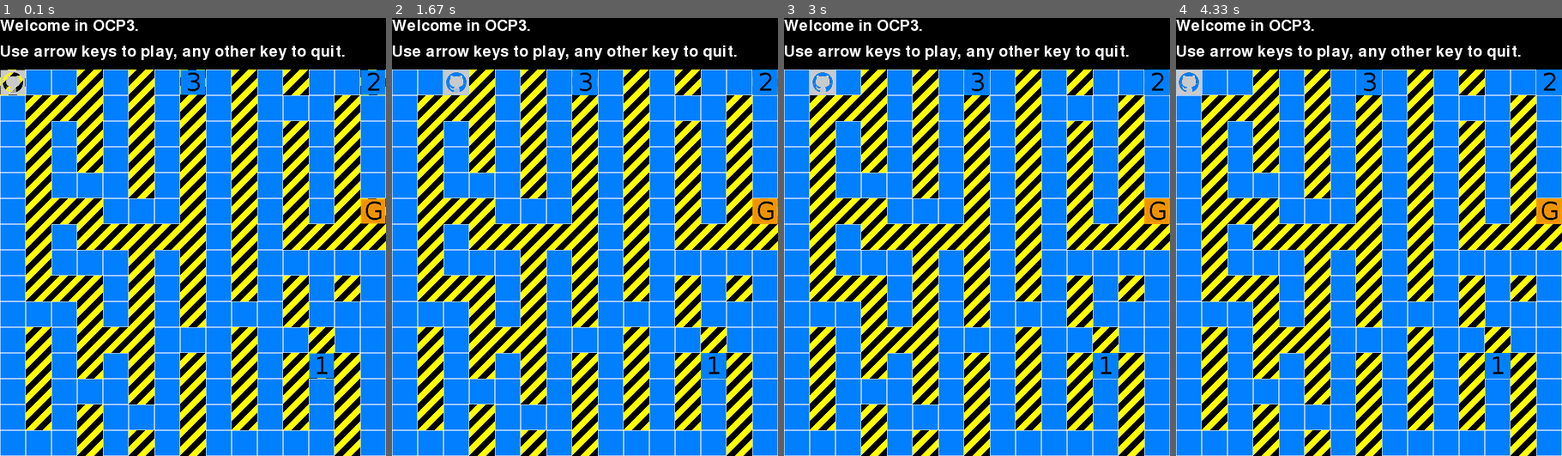
Above: before the commit, frames 1-4 (left to right).
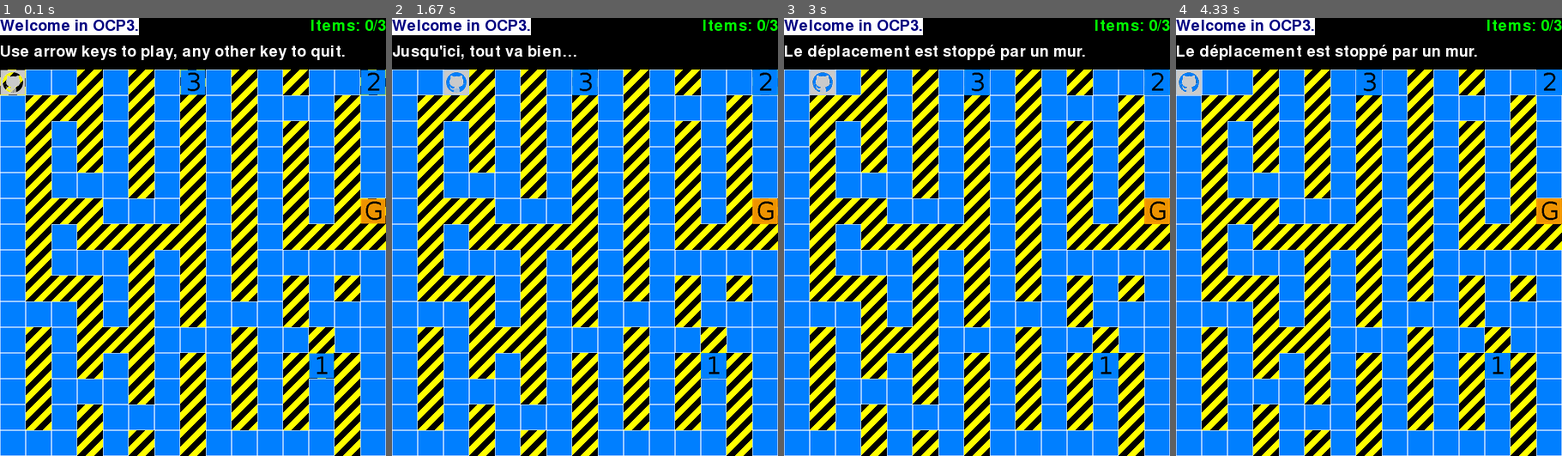
Above: after the commit, the same moments.

Repository: freezed/ocp3
Game: pygame game, started from main.py
Two runs of this game, one before a commit and one after it. Both use one fixed random seed, a clock stepped at 60 frames per second and the inputs below.
Inputs:
- Up to frame 1 (0.1 s): no input
- Up to frame 2 (1.67 s): hold Right 0.33-0.8 s; hold Up 0.83-1.13 s; hold Right from 1.17 s (still down)
- Up to frame 3 (3 s): release Right at 1.72 s; hold Left 1.75-2.43 s; hold Down from 2.47 s (still down)
- Up to frame 4 (4.33 s): release Down at 3.28 s; hold Left 3.32-4.23 s; hold Up from 4.27 s (still down)

The runs differ from the first frame. In frame 1, 1.6% of the frame differs, in the area x 0-100%, y 0-4%; in frame 2, 2.8%; in frame 3, 2.8%, in the area x 0-100%, y 0-10%; in frame 4, 2.8%.

Commit message:
Improves headers text-management
Manages 3 text-zones:
 - Title (top left)
 - Status (bottom left)
 - Items list (top right)

DONE draws items counter and message

Diff:
--- a/conf.py
+++ b/conf.py
@@ -5,6 +5,8 @@
 
 This file is part of [_ocp3_ project](https://github.com/freezed/ocp3)
 """
+import pygame
+import math
 
 # CONFIGURATION
 ELEMENT_LIST = [
@@ -30,6 +32,7 @@
 
 CELL_SIZE_PX = 30   # Size of the tiles, in pixels
 MAZE_SIZE_TIL = 15      # Size of a map, in tiles
+FONT_SIZE = math.floor(0.9 * CELL_SIZE_PX)
 BLACK = (0, 0, 0)
 BLUE = (0, 0, 128)
 GREEN = (0, 255, 0)
@@ -38,12 +41,22 @@
 # Messages
 CAPTION = "OCP3, a pygame maze"
 ERR_MAP = "ERR_MAP: «{}»"
-MSG_START_GAME = "Welcome in OCP3.\nUse arrow keys to play, any other key to quit."
+HEADER_MESSAGES = {
+    'title': "Welcome in OCP3.",
+    'status': "Use arrow keys to play, any other key to quit.",
+    'items': "Items: {}/{}",
+}
 
 # Files
 BACKGROUND_IMG = 'img/zebra-800.png'
 MAP_FILE = '01.map'
 UNKNOWN_TILE = 'img/unknown-30.png'
+
+# Constant calculation
+HEADER_HEIGHT = (2 * CELL_SIZE_PX)
+WINDOW_SIZE_PX_W = CELL_SIZE_PX * MAZE_SIZE_TIL
+WINDOW_SIZE_PX_H = WINDOW_SIZE_PX_W + HEADER_HEIGHT
+WIN_DIM = (WINDOW_SIZE_PX_W, WINDOW_SIZE_PX_H)
 
 
 # FUNCTIONS
@@ -72,7 +85,6 @@
 
 def maze_draw(WINDOW, map_string):
     """ Take a map string and generate a graphic maze """
-    import pygame
     back_tiles = []
     for cell, element in enumerate(map_string):
         img = elmt_val('tile', 'symbol', element, 0)
@@ -83,8 +95,30 @@
             back_tiles.append(pygame.image.load(img).convert_alpha())
 
         x = (cell % MAZE_SIZE_TIL) * CELL_SIZE_PX
-        y = (cell // MAZE_SIZE_TIL) * CELL_SIZE_PX + (2 * CELL_SIZE_PX)
+        y = (cell // MAZE_SIZE_TIL) * CELL_SIZE_PX + HEADER_HEIGHT
         WINDOW.blit(back_tiles[cell], (x, y))
 
     # Refresh
     pygame.display.flip()
+
+
+def set_header(WINDOW, messages):
+    """
+    Set the header message on the window
+
+    :param obj WINDOWS: display object
+    :param list/str messages: list of messages per place
+    """
+    pygame.draw.rect(WINDOW, BLACK, (0, 0, WINDOW_SIZE_PX_W, HEADER_HEIGHT))
+
+    FONT = pygame.font.Font(None, FONT_SIZE)
+
+    h_title = FONT.render(str(messages['title']), True, BLUE, WHITE)
+    h_status = FONT.render(str(messages['status']), True, WHITE, BLACK)
+    h_items = FONT.render(str(messages['items']), True, GREEN, BLACK)
+
+    h_items_pos = h_items.get_rect(topright=(WINDOW_SIZE_PX_W, 0))
+
+    WINDOW.blit(h_title, (0, 0))
+    WINDOW.blit(h_status, (0, CELL_SIZE_PX))
+    WINDOW.blit(h_items, h_items_pos)
--- a/main.py
+++ b/main.py
@@ -11,43 +11,30 @@
 details
 """
 import pygame
-import math
 from pygame.locals import (
     K_UP, K_DOWN, K_RIGHT, K_LEFT, KEYDOWN, QUIT, RESIZABLE
 )
 from map import Map
-from conf import BACKGROUND_IMG, BLACK, BLUE, CAPTION, CELL_SIZE_PX, elmt_val, GREEN, MAP_FILE, maze_draw, MAZE_SIZE_TIL, WHITE
+from conf import BACKGROUND_IMG, CAPTION, MAP_FILE, HEADER_HEIGHT, maze_draw, set_header, WIN_DIM
 
 # Constant calculation
 GAME_KEYS = [K_UP, K_DOWN, K_RIGHT, K_LEFT]
-WINDOW_SIZE_PX_H = CELL_SIZE_PX * MAZE_SIZE_TIL
-WINDOW_SIZE_PX_V = WINDOW_SIZE_PX_H + (2 * CELL_SIZE_PX)
-WIN_DIM = (WINDOW_SIZE_PX_H, WINDOW_SIZE_PX_V)
-FONT_SIZE = math.floor(0.9 * CELL_SIZE_PX)
 
 pygame.init()
 WINDOW = pygame.display.set_mode(WIN_DIM, RESIZABLE)
 pygame.display.set_caption(CAPTION)
-WINDOW.blit(pygame.image.load(BACKGROUND_IMG).convert(), (0, (2 * CELL_SIZE_PX)))
+WINDOW.blit(pygame.image.load(BACKGROUND_IMG).convert(), (0, HEADER_HEIGHT))
 
 # Loading map
 MAP_GAME = Map(MAP_FILE)
 
 # Header messaging
-h_msg = MAP_GAME.status_message.splitlines()
-FONT = pygame.font.Font(None, FONT_SIZE)
-h1_txt = FONT.render(h_msg[0], True, WHITE, BLACK)
-h2_txt = FONT.render(h_msg[1], True, WHITE, BLACK)
-WINDOW.blit(h1_txt, (0, 0))
-WINDOW.blit(h2_txt, (0, CELL_SIZE_PX))
+set_header(WINDOW, MAP_GAME.status_message)
 
 # Draw maze
 maze_draw(WINDOW, MAP_GAME.map_print().replace('\n', ''))
 
-# system('clear')
-print(MAP_GAME.status_message)
-# MAP_GAME.map_print()
-
+pygame.time.Clock().tick(25)
 # Game loop
 while MAP_GAME.status:
     for event in pygame.event.get():
@@ -61,7 +48,6 @@
             else:
                 MAP_GAME.status = False
 
-            print("status_message:{}".format(MAP_GAME.status_message))
-
+            set_header(WINDOW, MAP_GAME.status_message)
             # Draw maze
             maze_draw(WINDOW, MAP_GAME.map_print().replace('\n', ''))
--- a/map.py
+++ b/map.py
@@ -8,7 +8,7 @@
 import os
 import random
 from pygame.locals import K_UP, K_DOWN, K_RIGHT, K_LEFT
-from conf import elmt_val, ERR_MAP, MOVE_STATUS_MSG, MSG_START_GAME, MAZE_SIZE_TIL
+from conf import elmt_val, ERR_MAP, MOVE_STATUS_MSG, HEADER_MESSAGES, MAZE_SIZE_TIL
 
 
 class Map:
@@ -67,17 +67,22 @@
                     self.place_element(symbol_to_place, pos=position)
 
                 self.status = True
-                self.status_message = MSG_START_GAME
                 self.collected_items = []
+                self.collected_items_num = 0
+                self.MAX_ITEMS = sum(1 for _ in elmt_val('name', 'collect', True))
+                self.status_message = {}
+                self.status_message['title'] = HEADER_MESSAGES['title']
+                self.status_message['status'] = HEADER_MESSAGES['status']
+                self.status_message['items'] = HEADER_MESSAGES['items'].format(self.collected_items_num, self.MAX_ITEMS)
 
             else:
                 self.status = False
-                self.status_message = ERR_MAP.format("maplines: " + str(len(map_in_a_list)))
+                print(ERR_MAP.format("maplines: " + str(len(map_in_a_list))))
 
         # Erreur de chargement du fichier
         else:
             self.status = False
-            self.status_message = ERR_MAP.format(':'.join(["mapfile", map_file]))
+            print(ERR_MAP.format(':'.join(["mapfile", map_file])))
 
     def map_print(self):
         """ Affiche la carte avec la position de jeu courante """
@@ -118,26 +123,28 @@
 
             if next_char == elmt_val('symbol', 'name', 'void', 0):
                 self._player_position = next_position
-                self.status_message = MOVE_STATUS_MSG['ok']
+                self.status_message['status'] = MOVE_STATUS_MSG['ok']
 
             elif next_char in elmt_val('symbol', 'collect', True):
                 self._player_position = next_position
-                self.status_message = MOVE_STATUS_MSG['collect'].format(elmt_val('name', 'symbol', next_char, 0))
                 self._element_under_player = elmt_val('symbol', 'name', 'void', 0)
                 self.collected_items.append(elmt_val('name', 'symbol', next_char, 0))
+                self.collected_items_num += 1
+                self.status_message['status'] = MOVE_STATUS_MSG['collect'].format(elmt_val('name', 'symbol', next_char, 0))
+                self.status_message['items'] = HEADER_MESSAGES['items'].format(self.collected_items_num, self.MAX_ITEMS)
 
             elif next_char == elmt_val('symbol', 'name', 'exit', 0):
                 self.status = False
                 if sorted(self.collected_items) == sorted(elmt_val('name', 'collect', True)):
-                    self.status_message = MOVE_STATUS_MSG['winner']
+                    self.status_message['status'] = MOVE_STATUS_MSG['winner']
                 else:
                     missed_item_flist = ', '.join((item for item in elmt_val('name', 'collect', True) if item not in self.collected_items))
-                    self.status_message = MOVE_STATUS_MSG['looser'].format(missed_item_flist)
+                    self.status_message['status'] = MOVE_STATUS_MSG['looser'].format(missed_item_flist)
 
             else:  # wall, door or nline
-                self.status_message = MOVE_STATUS_MSG['wall']
+                self.status_message['status'] = MOVE_STATUS_MSG['wall']
         else:
-            self.status_message = MOVE_STATUS_MSG['wall']
+            self.status_message['status'] = MOVE_STATUS_MSG['wall']
 
         # place le plyr sur sa nouvelle position
         self.place_element(elmt_val('symbol', 'name', 'player', 0))
Not shown, changed: README.md
